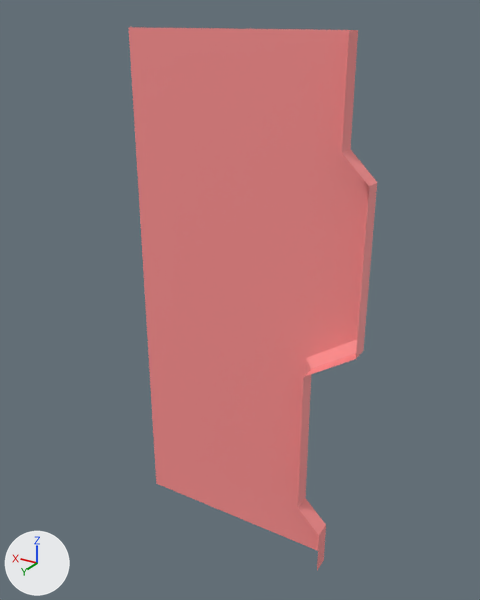
A saved change to the FBX model models/SM_Door_Left.fbx.
Both versions are drawn from a camera (50 mm lens) standing at (-0.97, 2.39, 2.54) and looking at (0.49, -0.04, 1.33). The axes (+X, +Y, +Z) are drawn at lower left. The lights are the same throughout. Where no turn or scale is listed for an object, it has been applied to the vertices.

Objects in the first picture: 'SM_Door_Left'.
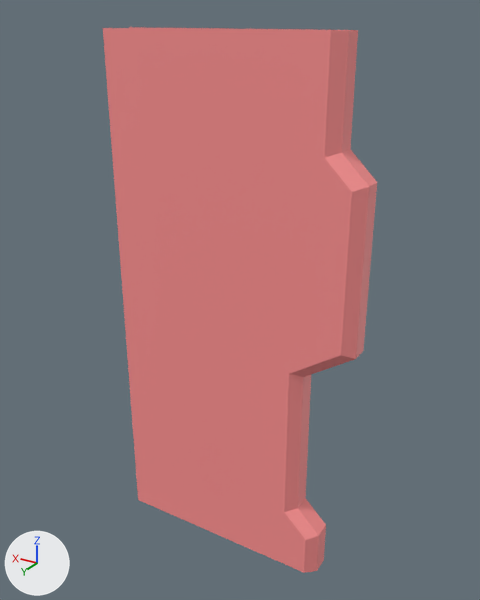
Commit message: updated door models

Where the change shows, as pixel boxes [x1, y1, x2, y2] in the pictures (480 x 600 px):
'SM_Door_Left', reshaped (10% wider)
    before: [129, 27, 377, 570]
    after: [103, 27, 377, 573]
part 1 of me_mesh, built on
    before: [298, 31, 372, 570]
    after: [103, 28, 372, 573]

Diff of the bpy script that builds the scene:
```diff
--- a/models/SM_Door_Left.fbx.py
+++ b/models/SM_Door_Left.fbx.py
@@ me_mesh @@
 # used by ob_sm_door_left; location = (0.0, 0.0, 0.0)
-me_mesh.from_pydata(...)  # 32 vertices, 21 faces; spans x -0.12..1.1, y -0.08..0.04, z 0.0..2.49
+me_mesh.from_pydata(...)  # 56 vertices, 42 faces; spans x -0.12..1.1, y -0.08..0.08, z 0.0..2.49
+# me_mesh part 1
+# 7 faces are deleted
+# 16 vertices are added at x -0.07..1.1, y 0.08, z 0.0..2.49
+# 8 new vertices lie (0.0, 0.04, 0.0) away from vertices in x -0.12..0.12, y -0.04, z 0.0..2.49
+# 28 new faces join them
 me_mesh.materials.append(mat_lambert2)
```
